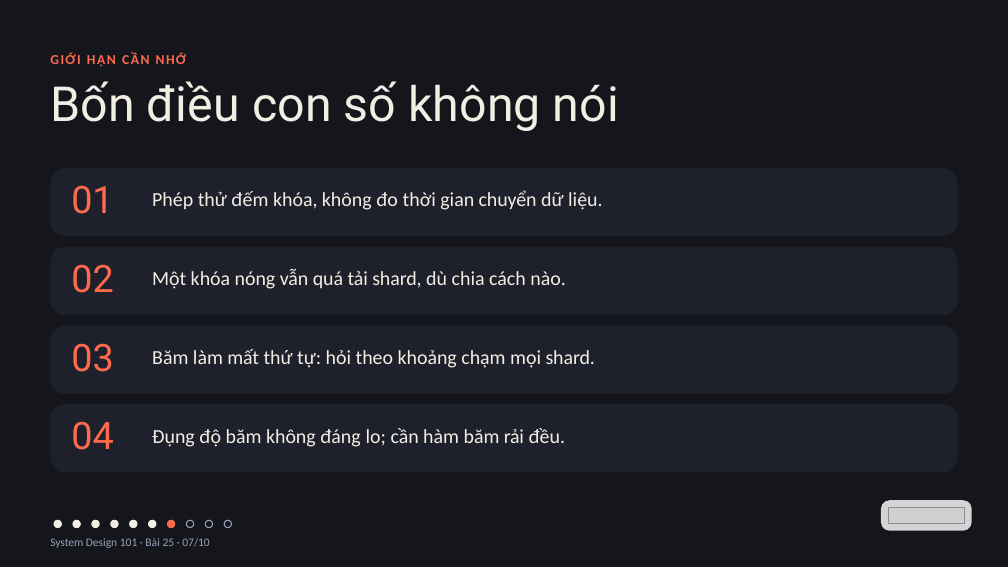
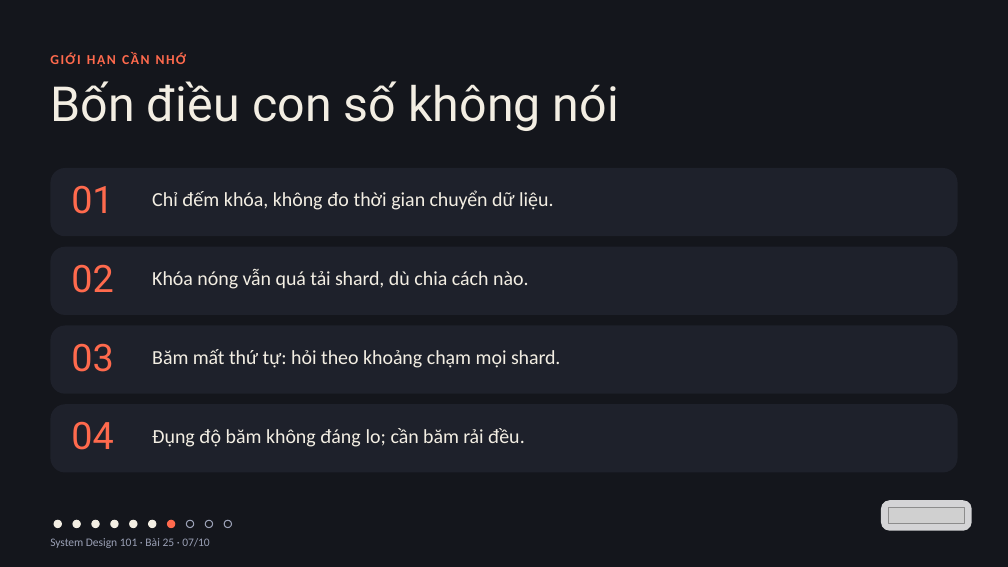
Before and after one commit to vohoailinh90/tool-marketing-studio, a slide deck: slide 7 of system-design-101/vi/lessons/sd-04-025/slides/sd-04-025.pptx. Drawn at 1008x567 pixels with LibreOffice and Linux fonts; fonts in the diff are those of the drawing; grey boxes stand for pictures. Boxes give left, top, right and bottom in pixels: in the first picture for what was removed or moved away, otherwise in the second. Text is boxed around its words. In the diff, an @@ line names an element or a change of style, - is before the commit and + after.

```diff
--- a/system-design-101/vi/lessons/sd-04-025/slides/sd-04-025.pptx
+++ b/system-design-101/vi/lessons/sd-04-025/slides/sd-04-025.pptx
@@ text at (152,190,554,210): text changed @@
-Phép thử đếm khóa, không đo thời gian chuyển dữ liệu.
+Chỉ đếm khóa, không đo thời gian chuyển dữ liệu.
@@ text at (152,269,529,289): text changed @@
-Một khóa nóng vẫn quá tải shard, dù chia cách nào.
+Khóa nóng vẫn quá tải shard, dù chia cách nào.
@@ text at (152,349,560,368): text changed @@
-Băm làm mất thứ tự: hỏi theo khoảng chạm mọi shard.
+Băm mất thứ tự: hỏi theo khoảng chạm mọi shard.
@@ text at (152,428,525,447): text changed @@
-Đụng độ băm không đáng lo; cần hàm băm rải đều.
+Đụng độ băm không đáng lo; cần băm rải đều.
```
Also in this commit, not shown: 5 other slides changed, 4 other files.
